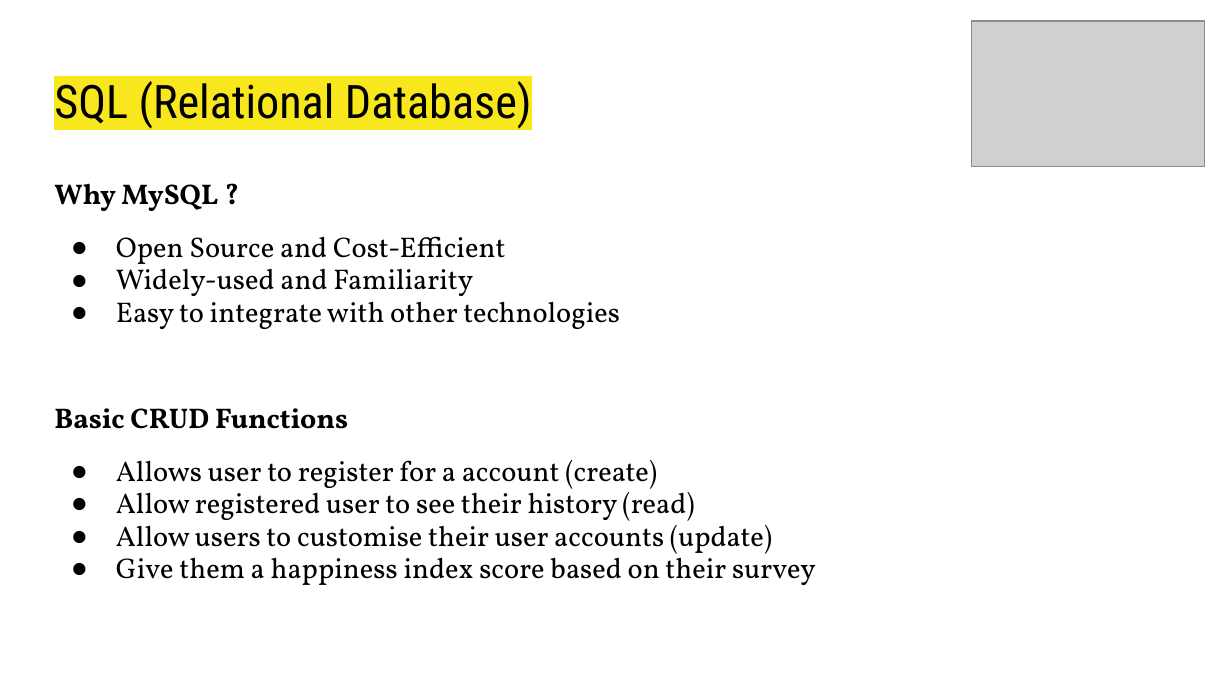
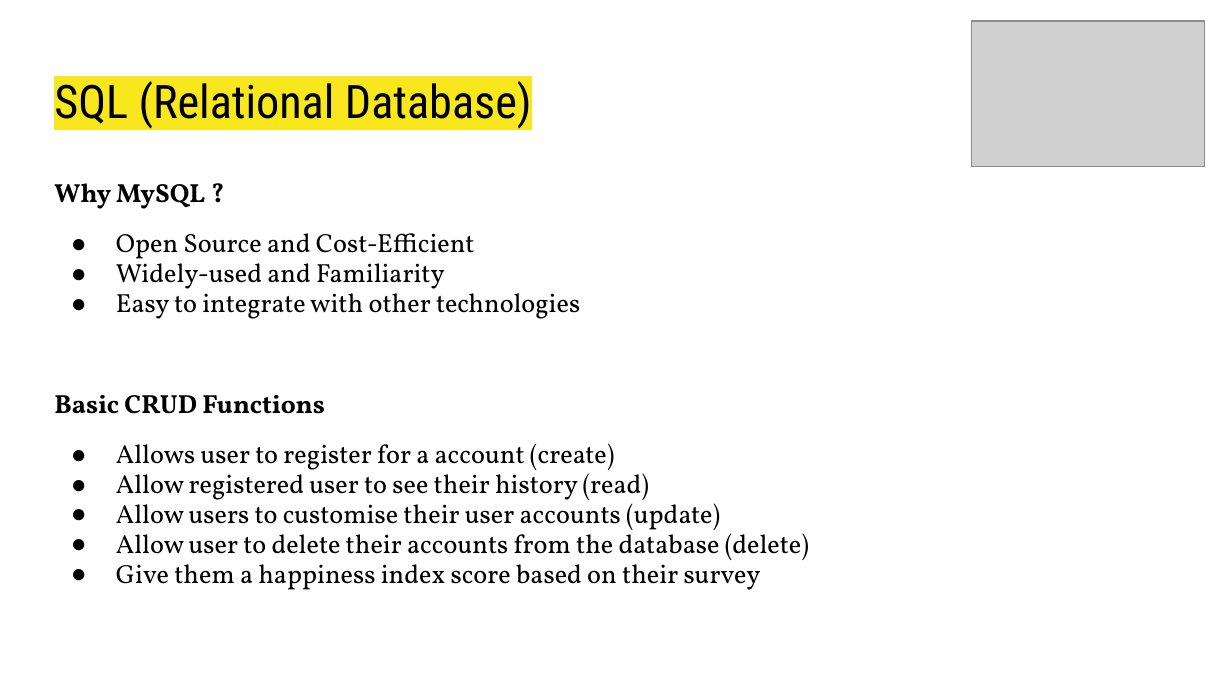
Before and after one commit to kaya0910/INF2003_13, a slide deck: slide 6 of docs/INF2003_Group13_Slides.pptx. Drawn at 1232x693 pixels with LibreOffice and Linux fonts; fonts in the diff are those of the drawing; grey boxes stand for pictures. Boxes give left, top, right and bottom in pixels: in the first picture for what was removed or moved away, otherwise in the second. Text is boxed around its words. In the diff, an @@ line names an element or a change of style, - is before the commit and + after.

```diff
--- a/docs/INF2003_Group13_Slides.pptx
+++ b/docs/INF2003_Group13_Slides.pptx
@@ text at (x1=54, y1=183, x2=761, y2=590): size 16.6 to 15.3 pt in "Why MySQL ?", "Open Source and Cost-Efficient", "Widely-used and Familiarity", "Easy to integrate with other technologies" and 5 more places @@
@@ text at (x1=116, y1=528, x2=809, y2=565): paragraph added @@
+● Allow user to delete their accounts from the database (delete)
```
Also in this commit, not shown: 1 other slide changed, 1 other file.
